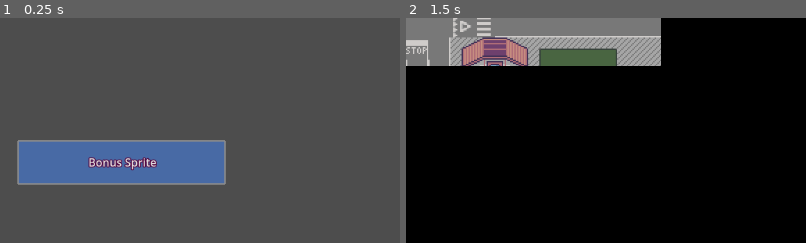
Above: before the commit, frames 1-2 (left to right).
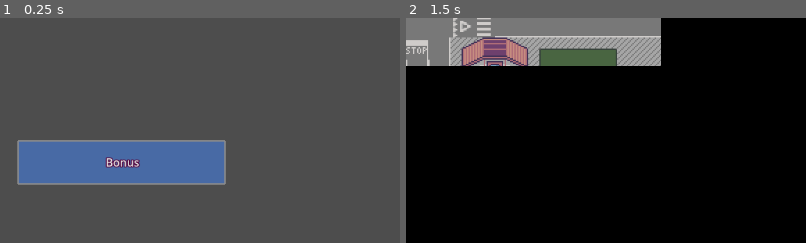
Above: after the commit, the same moments.

Repository: Arctia/42-Godot
Game: Godot game, scene res://src/scenes/Title.tscn
The game is run twice, just before and just after one commit, with the same random seed, the same clock (stepped at 60 frames per second) and the same inputs.
Inputs:
- Up to frame 1 (0.25 s): no input
- Up to frame 2 (1.5 s): click "Mandatory + Bonus" at 0.5 s; tap Enter at 1.25 s; hold Right (move_right) from 1.28 s (still down)
The pictures show only the part of the screen within x 50-100%, y 50-100%; the shares and areas given below are measured in that part.

The runs differ from the first frame. In frame 1, 0.6% of the frame differs, in the area x 22-40%, y 61-68%; in frame 2, nothing differs.

Commit message:
ampoule improvement

Diff:
--- a/Week-002/src/hud/health.tscn
+++ b/Week-002/src/hud/health.tscn
@@ -8,7 +8,7 @@
 [sub_resource type="ShaderMaterial" id="ShaderMaterial_6urff"]
 shader = ExtResource("2_fr5jb")
 shader_parameter/height = 5.5
-shader_parameter/frequency = 2.0
+shader_parameter/frequency = 3.0
 shader_parameter/speed = 1.25
 
 [node name="health" type="Control"]
--- a/Week-002/src/scenes/Title.tscn
+++ b/Week-002/src/scenes/Title.tscn
@@ -37,7 +37,7 @@
 [node name="Button2" type="Button" parent="CenterContainer/HBoxContainer"]
 custom_minimum_size = Vector2(300, 64)
 layout_mode = 2
-text = " Bonus Sprite"
+text = " Bonus"
 
 [connection signal="pressed" from="CenterContainer/HBoxContainer/Button" to="." method="_on_button_pressed"]
 [connection signal="pressed" from="CenterContainer/HBoxContainer/Button2" to="." method="_on_button_2_pressed"]
